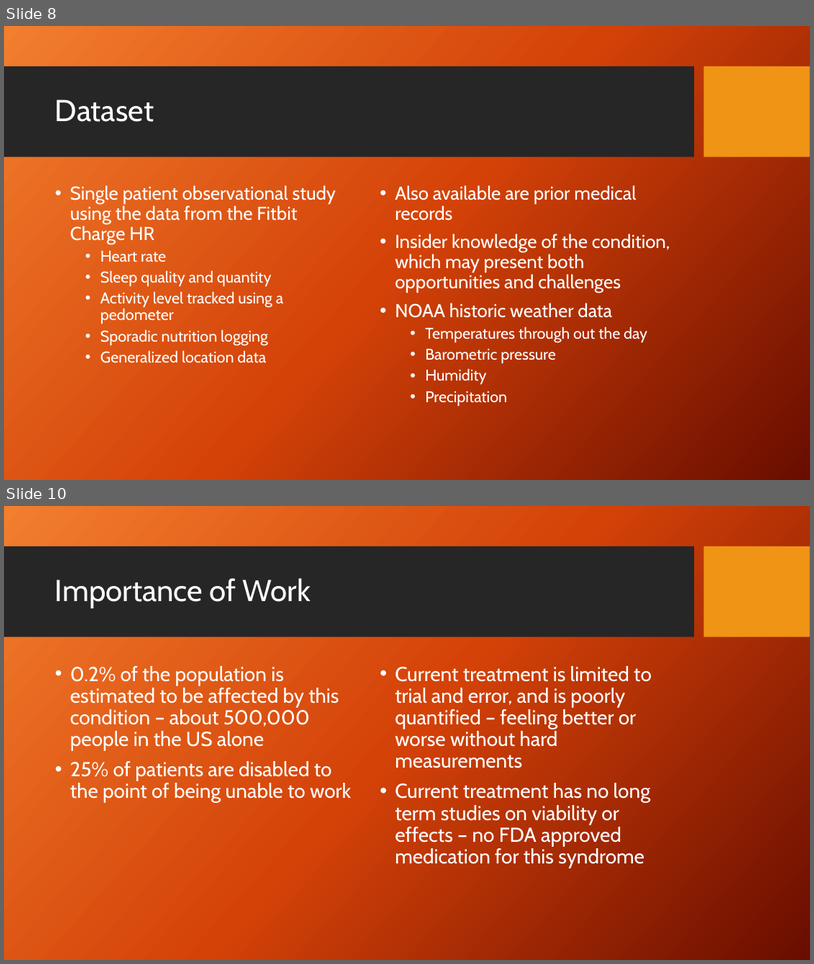
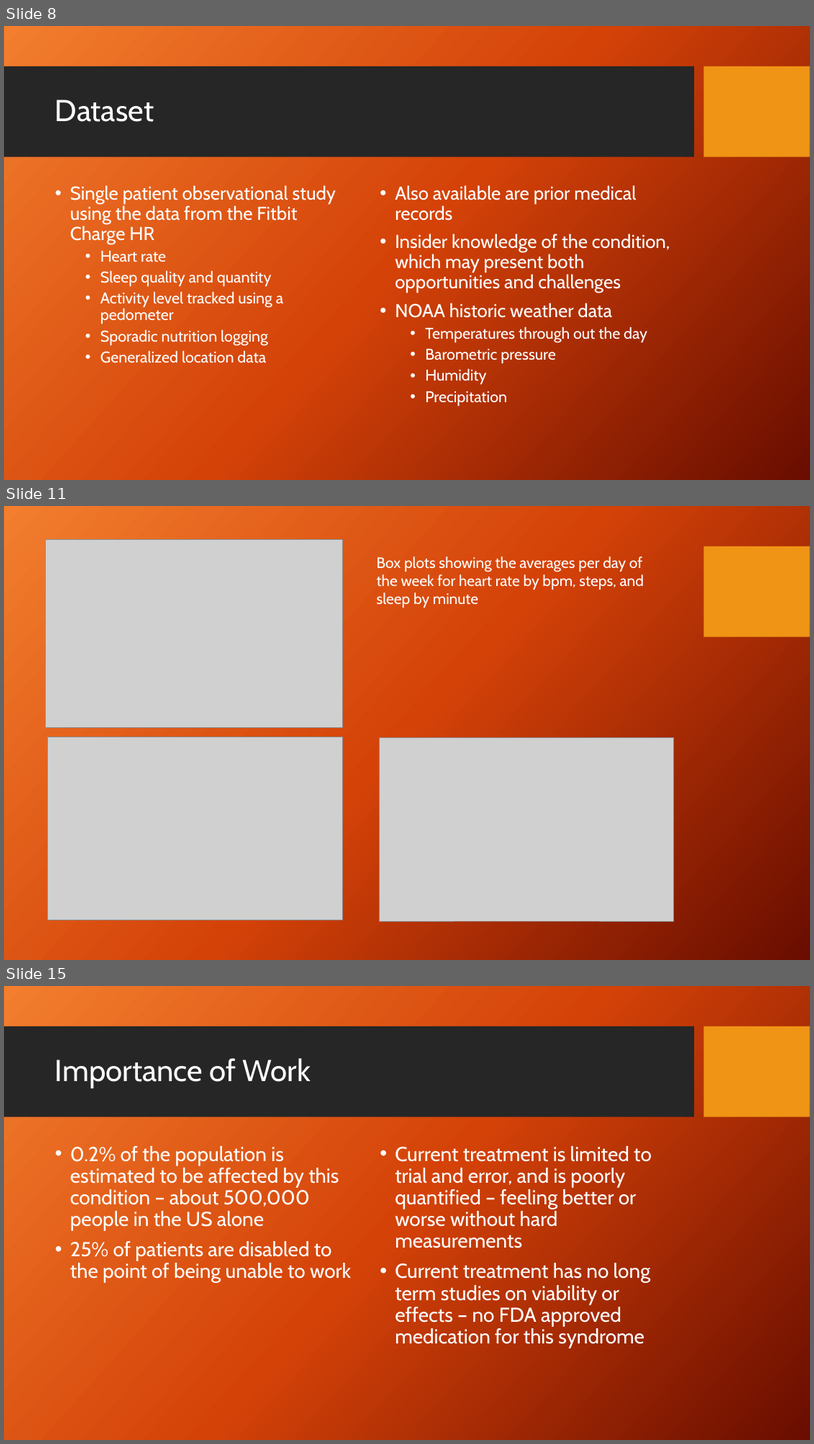
Before and after one commit to julielinx/Practicum1, a slide deck: Practicum 1 presentation.pptx. Shown one above the other, each under a label of ours: slides 8 and 10 before the commit, slides 8, 11 and 15 after it; the slides between them are not shown. The pictures are 814x964 and 814x1444 pixels, drawn with LibreOffice and Linux fonts; fonts in the diff are those of the drawing; grey boxes stand for pictures; background and template pictures are left out. Boxes give left, top, right and bottom in pixels: in the first picture for what was removed or moved away, otherwise in the second. Text is boxed around its words. In the diff, an @@ line names an element or a change of style, - is before the commit and + after.

```diff
--- a/Practicum 1 presentation.pptx
+++ b/Practicum 1 presentation.pptx
@@ slide 11 added at (x1=4, y1=506, x2=810, y2=960), background picture (left out); not listed: 1 template element that a slide beside it also shows @@
@@ picture added at (x1=46, y1=540, x2=343, y2=728) @@
@@ text added at (x1=377, y1=556, x2=644, y2=608), 18 pt, text #FFFFFF @@
+Box plots showing the averages per day of the week for heart rate by bpm, steps, and sleep by minute
@@ picture added at (x1=47, y1=736, x2=343, y2=919) @@
@@ picture added at (x1=380, y1=737, x2=674, y2=921) @@
@@ what was slide 10 is now slide 15 @@
```
Also in this commit, not shown: 1 slide changed, 4 other slides added.
